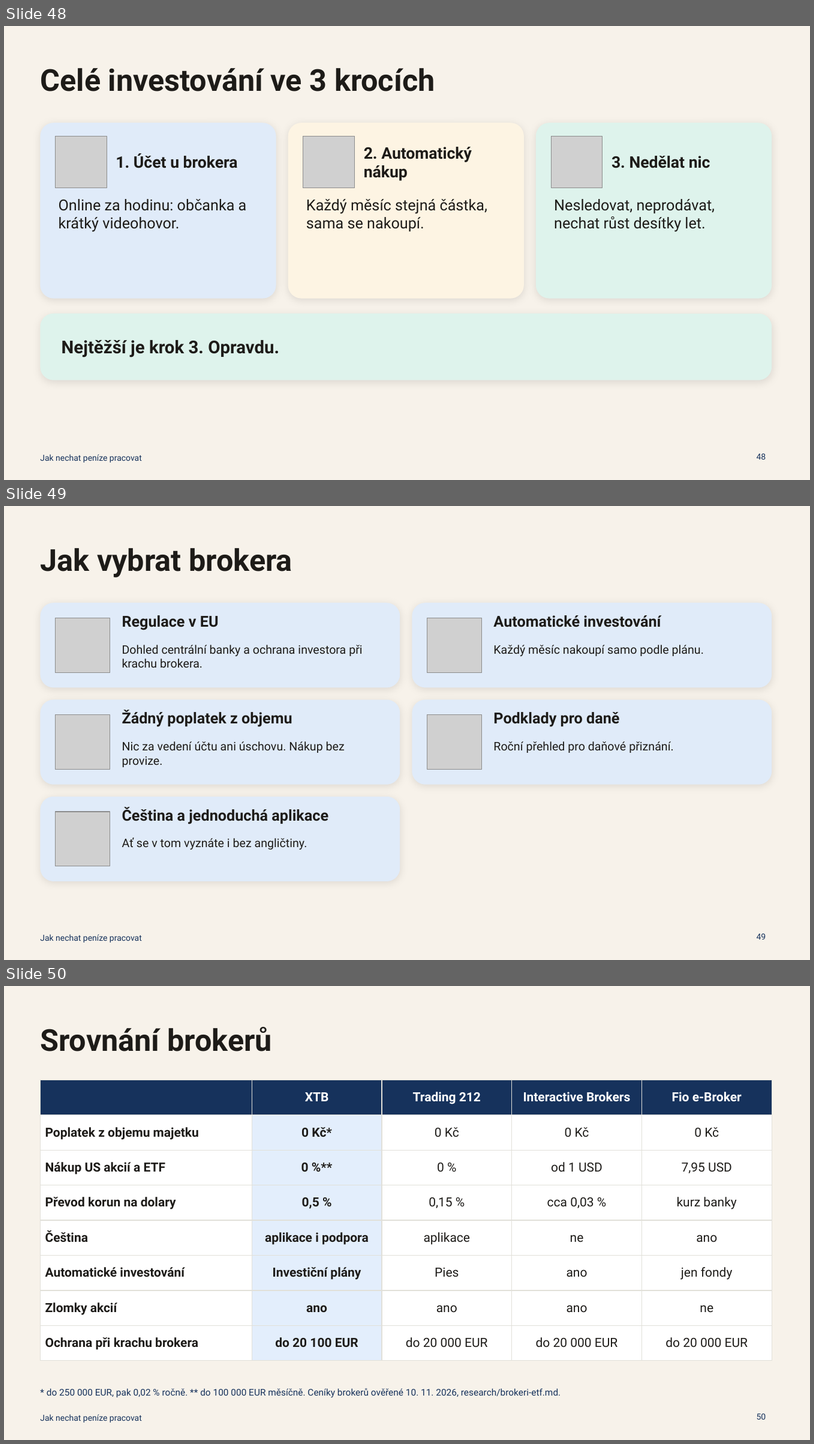
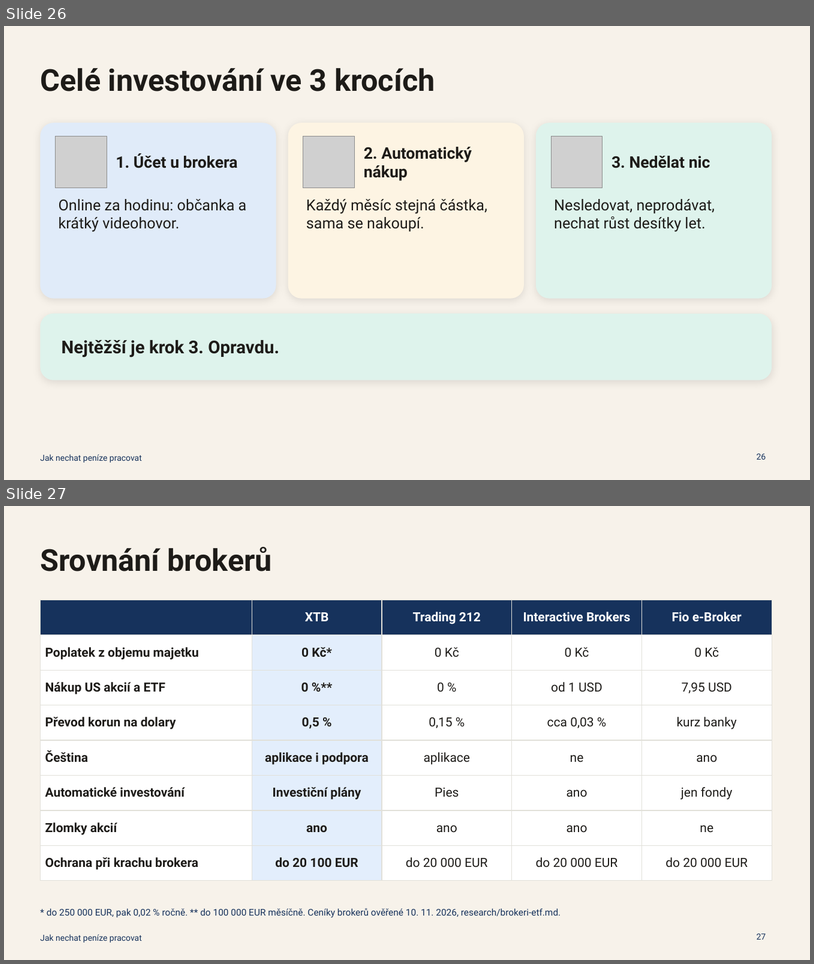
Before and after one commit to TomasMichal/kalkulacky, a slide deck: prezentace/jak-nechat-penize-pracovat.pptx. Shown one above the other, each under a label of ours: slides 48, 49 and 50 before the commit, slides 26 and 27 after it. The pictures are 814x1444 and 814x964 pixels, drawn with LibreOffice and Linux fonts; fonts in the diff are those of the drawing; grey boxes stand for pictures. Boxes give left, top, right and bottom in pixels: in the first picture for what was removed or moved away, otherwise in the second. Text is boxed around its words. In the diff, an @@ line names an element or a change of style, - is before the commit and + after.

```diff
--- a/prezentace/jak-nechat-penize-pracovat.pptx
+++ b/prezentace/jak-nechat-penize-pracovat.pptx
@@ slide 49 removed at [4,506,810,960], background #F7F2EA; not listed: 1 template element that a slide beside it also shows @@
@@ title removed at [40,548,293,577] @@
-Jak vybrat brokera
@@ rounded rectangle removed at [40,603,400,687] @@
@@ rounded rectangle removed at [40,603,400,687] @@
@@ rounded rectangle removed at [413,603,772,687] @@
@@ rounded rectangle removed at [413,603,772,687] @@
@@ picture removed at [56,618,110,672] @@
@@ text removed at [122,615,219,630] @@
-Regulace v EU
@@ picture removed at [428,618,482,672] @@
@@ text removed at [494,615,661,627] @@
-Automatické investování
@@ text removed at [122,645,362,667] @@
-Dohled centrální banky a ochrana investora při krachu brokera.
@@ text removed at [494,645,704,656] @@
-Každý měsíc nakoupí samo podle plánu.
@@ rounded rectangle removed at [40,700,400,784] @@
@@ rounded rectangle removed at [40,700,400,784] @@
@@ rounded rectangle removed at [413,700,772,784] @@
@@ rounded rectangle removed at [413,700,772,784] @@
@@ picture removed at [56,715,110,769] @@
@@ text removed at [122,709,293,727] @@
-Žádný poplatek z objemu
@@ picture removed at [428,715,482,769] @@
@@ text removed at [494,712,620,727] @@
-Podklady pro daně
@@ text removed at [122,741,345,767] @@
-Nic za vedení účtu ani úschovu. Nákup bez provize.
@@ text removed at [494,741,674,753] @@
-Roční přehled pro daňové přiznání.
@@ rounded rectangle removed at [40,796,400,881] @@
@@ rounded rectangle removed at [40,796,400,881] @@
@@ picture removed at [56,811,110,866] @@
@@ text removed at [122,807,329,824] @@
-Čeština a jednoduchá aplikace
@@ text removed at [122,837,308,849] @@
-Ať se v tom vyznáte i bez angličtiny.
@@ page number removed at [757,933,767,939] @@
-49
@@ what was slide 48 is now slide 26 @@
@@ page number at [757,453,767,459]: text changed @@
-48
+26
@@ what was slide 50 is now slide 27 @@
@@ page number at [757,933,767,939]: text changed @@
-50
+27
```
Also in this commit, not shown: 9 slides changed, 1 slide added, 24 other slides removed, 3 other files.
